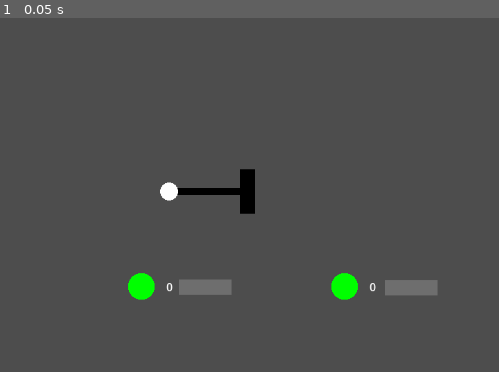
Above: before the commit, frame 1.
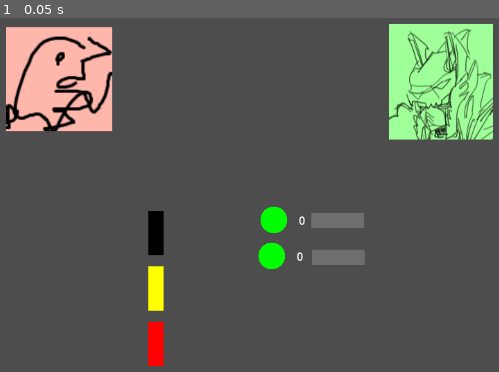
Above: after the commit, the same moment.

Repository: Wrygondryn/Megazord_BIGMODE2025
Game: Godot game, scene res://scenes/game.tscn
Two runs of this game, one before a commit and one after it. Both use one fixed random seed, a clock stepped at 60 frames per second and the inputs below.
Inputs:
- Up to frame 1 (0.05 s): no input

The runs differ from the first frame. In frame 1, 18% of the frame differs, in the area x 1-99%, y 1-99%.

Commit message:
Jack Customisation + Power Distribution Bug Fix + Start on Mech/Kaiju
You can now modify the power and colour of jack dispensers, which modify their dispensed jacks accordingly.

Fixed a bug where unconnected jacks would affect power distribution.

Imported dummy sprites for the kaiju and mechazord.

Diff:
--- a/scenes/game.tscn
+++ b/scenes/game.tscn
@@ -1,11 +1,12 @@
-[gd_scene load_steps=7 format=3 uid="uid://he3fi3w1rn4e"]
+[gd_scene load_steps=8 format=3 uid="uid://he3fi3w1rn4e"]
 
 [ext_resource type="Script" path="res://scripts/dashboard.gd" id="1_bofyj"]
 [ext_resource type="PackedScene" uid="uid://dchbk5yutlhiu" path="res://scenes/socket.tscn" id="3_y3a8c"]
-[ext_resource type="PackedScene" uid="uid://cm5hedf25enbl" path="res://scenes/jack.tscn" id="4_ojb0u"]
 [ext_resource type="PackedScene" uid="uid://kwregxsookrk" path="res://scenes/jack_dispenser.tscn" id="4_whl4r"]
 [ext_resource type="PackedScene" uid="uid://3y3al18ah6ax" path="res://scenes/chargable_module.tscn" id="5_llxl5"]
 [ext_resource type="Resource" uid="uid://08ag4xompugm" path="res://resources/test_module.tres" id="6_7nf4m"]
+[ext_resource type="PackedScene" uid="uid://b72fg5qff5dt2" path="res://scenes/mechazord.tscn" id="7_huf8d"]
+[ext_resource type="PackedScene" uid="uid://bimy4xj03log8" path="res://scenes/kaiju.tscn" id="8_r0r2j"]
 
 [node name="Game" type="Node2D"]
 
@@ -14,32 +15,47 @@
 
 [node name="JackDispensers" type="Node2D" parent="Dashboard"]
 
-[node name="JackDispenser" parent="Dashboard/JackDispensers" instance=ExtResource("4_whl4r")]
+[node name="WeakJackDispenser" parent="Dashboard/JackDispensers" instance=ExtResource("4_whl4r")]
+position = Vector2(-132, 60)
+
+[node name="MedJackDispenser" parent="Dashboard/JackDispensers" instance=ExtResource("4_whl4r")]
+position = Vector2(-132, 140)
+power = 3
+colour = Color(1, 1, 0, 1)
+
+[node name="StrongJackDispenser" parent="Dashboard/JackDispensers" instance=ExtResource("4_whl4r")]
+position = Vector2(-132, 220)
+power = 5
+colour = Color(1, 0, 0, 1)
 
 [node name="Sockets" type="Node2D" parent="Dashboard"]
 
 [node name="Socket" parent="Dashboard/Sockets" node_paths=PackedStringArray("module") instance=ExtResource("3_y3a8c")]
-position = Vector2(-153, 137)
+position = Vector2(38, 41)
 module = NodePath("../../ChargableModules/ChargableModule")
 
 [node name="Socket2" parent="Dashboard/Sockets" node_paths=PackedStringArray("module") instance=ExtResource("3_y3a8c")]
-position = Vector2(140, 137)
+position = Vector2(35, 93)
 module = NodePath("../../ChargableModules/ChargableModule2")
 
 [node name="Jacks" type="Node2D" parent="Dashboard"]
 
-[node name="BoosterJack" parent="Dashboard/Jacks" instance=ExtResource("4_ojb0u")]
-position = Vector2(-113, 0)
-power = 4
-
 [node name="ChargableModules" type="Node2D" parent="Dashboard"]
 
 [node name="ChargableModule" parent="Dashboard/ChargableModules" instance=ExtResource("5_llxl5")]
-position = Vector2(-61, 138)
+position = Vector2(130, 42)
 module_data = ExtResource("6_7nf4m")
 
 [node name="ChargableModule2" parent="Dashboard/ChargableModules" instance=ExtResource("5_llxl5")]
-position = Vector2(236, 139)
+position = Vector2(131, 95)
 module_data = ExtResource("6_7nf4m")
 
+[node name="Battle" type="Node2D" parent="."]
+
 [node name="Camera2D" type="Camera2D" parent="."]
+
+[node name="Mechazord" parent="." instance=ExtResource("7_huf8d")]
+position = Vector2(279, -158)
+
+[node name="Kaiju" parent="." instance=ExtResource("8_r0r2j")]
+position = Vector2(-271, -162)
--- a/scenes/jack_dispenser.tscn
+++ b/scenes/jack_dispenser.tscn
@@ -1,6 +1,10 @@
-[gd_scene load_steps=4 format=3 uid="uid://kwregxsookrk"]
+[gd_scene load_steps=5 format=3 uid="uid://kwregxsookrk"]
+
+[ext_resource type="Script" path="res://scripts/jack_dispenser.gd" id="1_020jg"]
 
 [sub_resource type="Gradient" id="Gradient_jy2w2"]
+offsets = PackedFloat32Array(1)
+colors = PackedColorArray(1, 1, 1, 1)
 
 [sub_resource type="GradientTexture2D" id="GradientTexture2D_nkiax"]
 gradient = SubResource("Gradient_jy2w2")
@@ -10,6 +14,7 @@
 size = Vector2(22, 64)
 
 [node name="JackDispenser" type="Node2D"]
+script = ExtResource("1_020jg")
 
 [node name="Sprite2D" type="Sprite2D" parent="."]
 scale = Vector2(0.345, 1)
--- /dev/null
+++ b/scenes/kaiju.tscn
@@ -0,0 +1,10 @@
+[gd_scene load_steps=2 format=3 uid="uid://bimy4xj03log8"]
+
+[ext_resource type="Texture2D" uid="uid://ccck2r0agp2o0" path="res://assets/dummy_kaiju.png" id="1_hft5c"]
+
+[node name="Kaiju" type="Node2D"]
+scale = Vector2(1.5, 1.5)
+
+[node name="Sprite2D" type="Sprite2D" parent="."]
+modulate = Color(1, 0.714868, 0.669018, 1)
+texture = ExtResource("1_hft5c")
--- /dev/null
+++ b/scenes/mechazord.tscn
@@ -0,0 +1,9 @@
+[gd_scene load_steps=2 format=3 uid="uid://b72fg5qff5dt2"]
+
+[ext_resource type="Texture2D" uid="uid://dqx24uuscef21" path="res://assets/dummy_mech.png" id="1_f1ark"]
+
+[node name="Mechazord" type="Node2D"]
+
+[node name="Sprite2D" type="Sprite2D" parent="."]
+modulate = Color(0.623819, 1, 0.593899, 1)
+texture = ExtResource("1_f1ark")
--- a/scripts/dashboard.gd
+++ b/scripts/dashboard.gd
@@ -1,6 +1,4 @@
 extends Node2D
-
-const JACK_SCENE = preload("res://scenes/jack.tscn")
 
 @onready var sockets: Node2D = $Sockets
 @onready var jacks: Node2D = $Jacks
@@ -130,9 +128,8 @@
 		var dispenser_interect_rect = dispenser.get_node("Area2D/CollisionShape2D").shape.get_rect()
 		dispenser_interect_rect.position = dispenser.global_position - dispenser_interect_rect.size / 2.0
 		if dispenser_interect_rect.has_point(mouse_pos) and Input.is_action_just_pressed("left_click"):
-			var new_jack = JACK_SCENE.instantiate()
+			var new_jack = dispenser.new_jack()
 			new_jack.global_position = mouse_pos
-			new_jack.set_end_point(dispenser.global_position)
 			jacks.add_child(new_jack)
 			hold_jack(new_jack)
 
@@ -168,8 +165,10 @@
 		socket.power_display_temp.text = str(power)
 
 func recalculate_module_cooldowns():
-	var total_power = jacks.get_children().reduce(
-		func (acc: float, jack: Node2D) -> float: return acc + jack.power,
+	var total_power = connections.reduce(
+		func (acc: float, connection: JackSocketConnection) -> float:
+			var power = instance_from_id(connection.jack_instance_id).power
+			return acc + power,
 		0.0
 	)
 
--- a/scripts/jack.gd
+++ b/scripts/jack.gd
@@ -8,6 +8,7 @@
 var connected_socket: Node2D = null
 var end_point := Vector2(0.0, 0.0)
 
+var colour: Color = Color.BLACK
 
 func radius() -> float:
 	return sprite.transform.get_scale().x * sprite.texture.get_width() / 2.0
@@ -16,6 +17,7 @@
 	end_point = global_point
 
 func _ready():
+	line.default_color = colour
 	line.points[1] = to_local(end_point)
 
 # Called when the node enters the scene tree for the first time.
--- a/scripts/jack_dispenser.gd
+++ b/scripts/jack_dispenser.gd
@@ -1 +1,19 @@
 extends Node2D
+
+const JACK_SCENE = preload("res://scenes/jack.tscn")
+
+@export_range(1, 10) var power: int = 1
+@export var colour: Color = Color.BLACK
+
+@onready var sprite: Sprite2D = $Sprite2D
+
+func new_jack() -> Node2D:
+	var new_jack = JACK_SCENE.instantiate()
+	new_jack.power = power
+	new_jack.set_end_point(global_position)
+	new_jack.colour = colour
+	return new_jack
+
+
+func _ready():
+	sprite.modulate = colour
Binary file added: assets/dummy_kaiju.png
Not shown, added: assets/dummy_kaiju.png.import
Binary file added: assets/dummy_mech.png
Not shown, added: assets/dummy_mech.png.import
